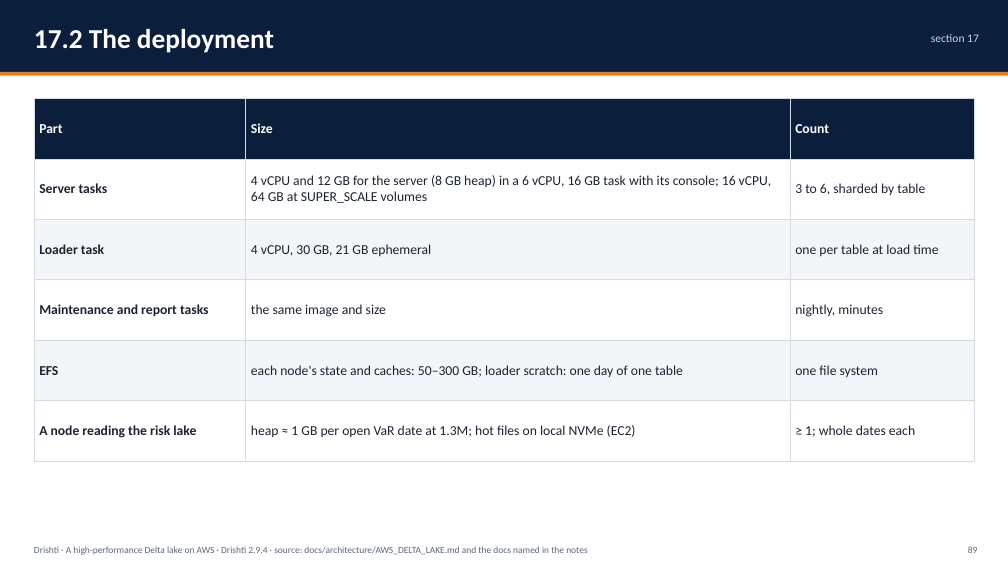
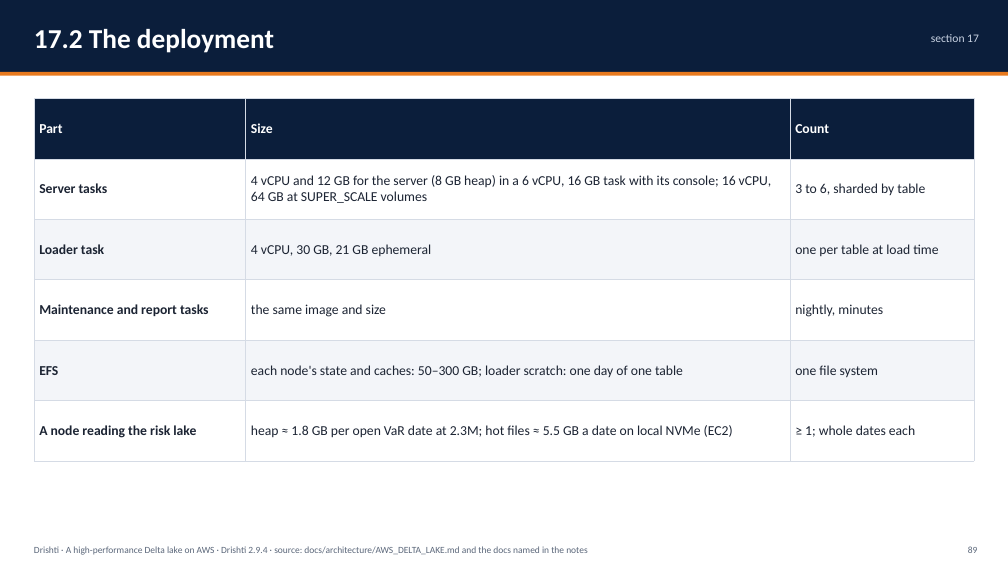
Before and after one commit to ajsinha/drishti, a slide deck: slide 89 of docs/publications/Drishti-AWS-Delta-Lake.pptx. Drawn at 1008x567 pixels with LibreOffice and Linux fonts; fonts in the diff are those of the drawing. Boxes give left, top, right and bottom in pixels: in the first picture for what was removed or moved away, otherwise in the second. Text is boxed around its words. In the diff, an @@ line names an element or a change of style, - is before the commit and + after.

```diff
--- a/docs/publications/Drishti-AWS-Delta-Lake.pptx
+++ b/docs/publications/Drishti-AWS-Delta-Lake.pptx
@@ table at [34,98,974,461] @@
-row 6, column 2: heap ≈ 1 GB per open VaR date at 1.3M; hot files on local NVMe (EC2)
+row 6, column 2: heap ≈ 1.8 GB per open VaR date at 2.3M; hot files ≈ 5.5 GB a date on local NVMe (EC2)
```
Also in this commit, not shown: 8 other slides changed, 1 other file.
